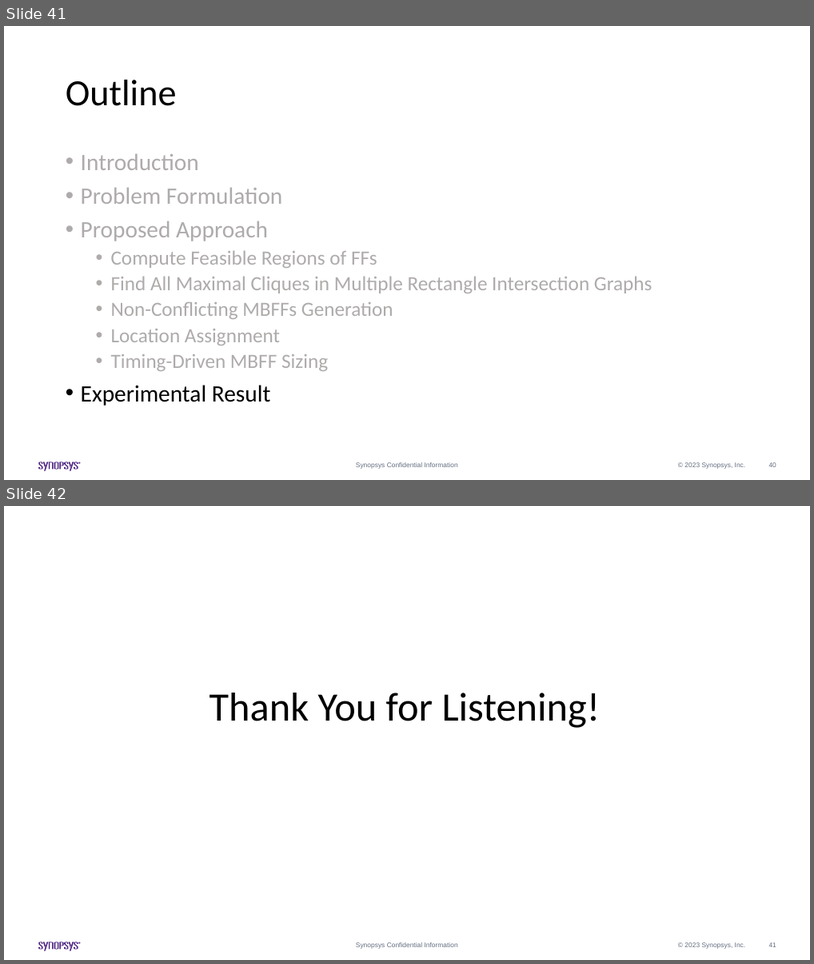
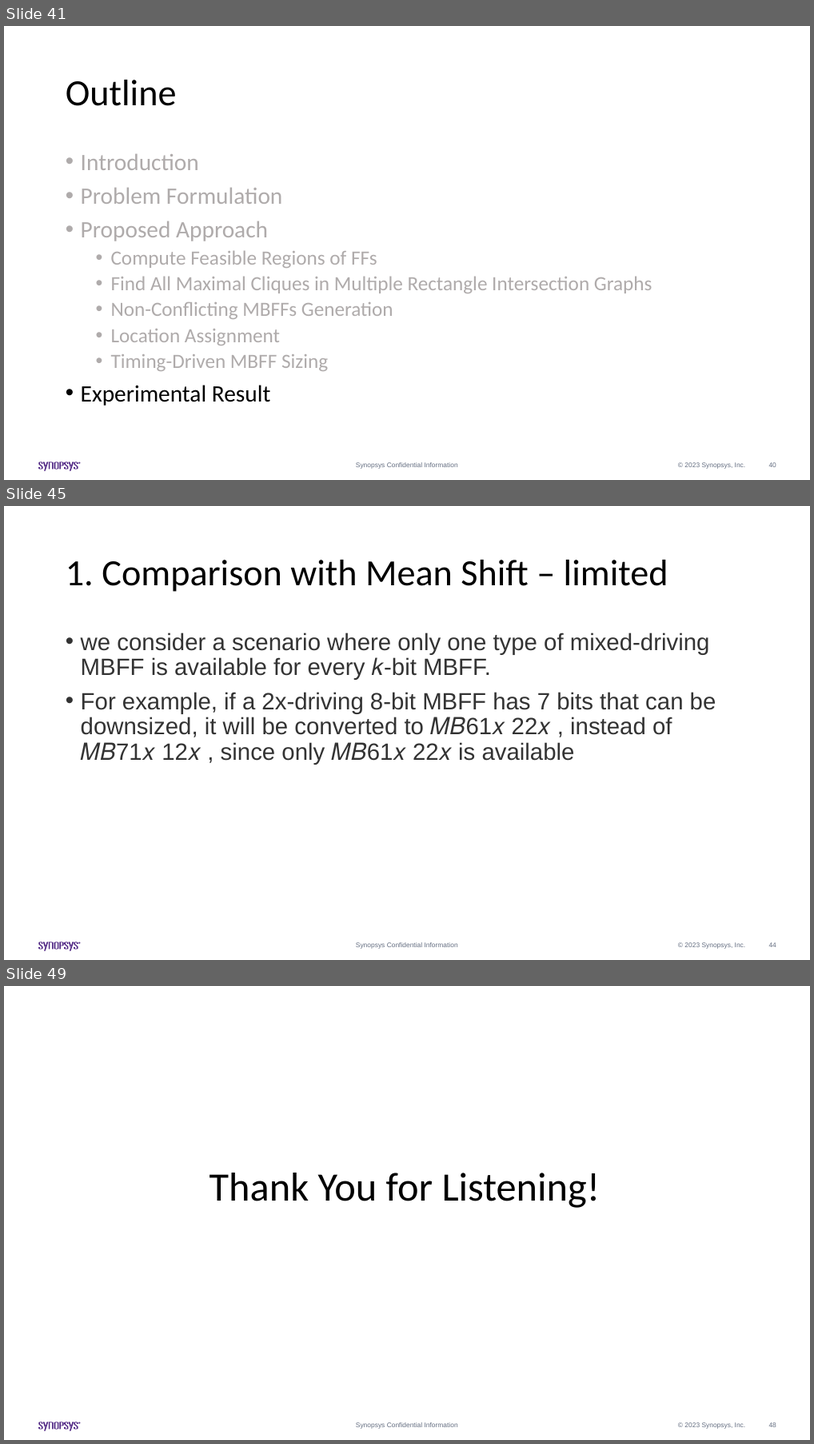
Before and after one commit to Pacific-Feng-Studuies/Studied-Papers, a slide deck: Synopsys Intern/Generation of Mixed-Driving Multi-Bit Flip-Flops for Power/Generation of Mixed-Driving Multi-Bit Flip-Flops for Power.pptx. Shown one above the other, each under a label of ours: slides 41 and 42 before the commit, slides 41, 45 and 49 after it; the slides between them are not shown. The pictures are 814x964 and 814x1444 pixels, drawn with LibreOffice and Linux fonts; fonts in the diff are those of the drawing. Boxes give left, top, right and bottom in pixels: in the first picture for what was removed or moved away, otherwise in the second. Text is boxed around its words. In the diff, an @@ line names an element or a change of style, - is before the commit and + after.

```diff
--- a/Synopsys Intern/Generation of Mixed-Driving Multi-Bit Flip-Flops for Power/Generation of Mixed-Driving Multi-Bit Flip-Flops for Power.pptx
+++ b/Synopsys Intern/Generation of Mixed-Driving Multi-Bit Flip-Flops for Power/Generation of Mixed-Driving Multi-Bit Flip-Flops for Power.pptx
@@ slide 45 added at [4,506,810,960], background #FFFFFF; not listed: 14 template elements that a slide beside it also shows @@
@@ title added at [66,560,669,592], 44 pt, text #000000 @@
+1. Comparison with Mean Shift – limited
@@ text added at [81,632,717,764], 28 pt, text #333333 @@
+• we consider a scenario where only one type of mixed-driving MBFF is available for every 𝑘-bit MBFF.
+• For example, if a 2x-driving 8-bit MBFF has 7 bits that can be downsized, it will be converted to 𝑀𝐵61𝑥 22𝑥 , instead of 𝑀𝐵71𝑥 12𝑥 , since only 𝑀𝐵61𝑥 22𝑥 is available
@@ what was slide 42 is now slide 49 @@
@@ page number at [770,1422,777,1427]: text changed @@
-41
+48
```
Also in this commit, not shown: 6 other slides added.
